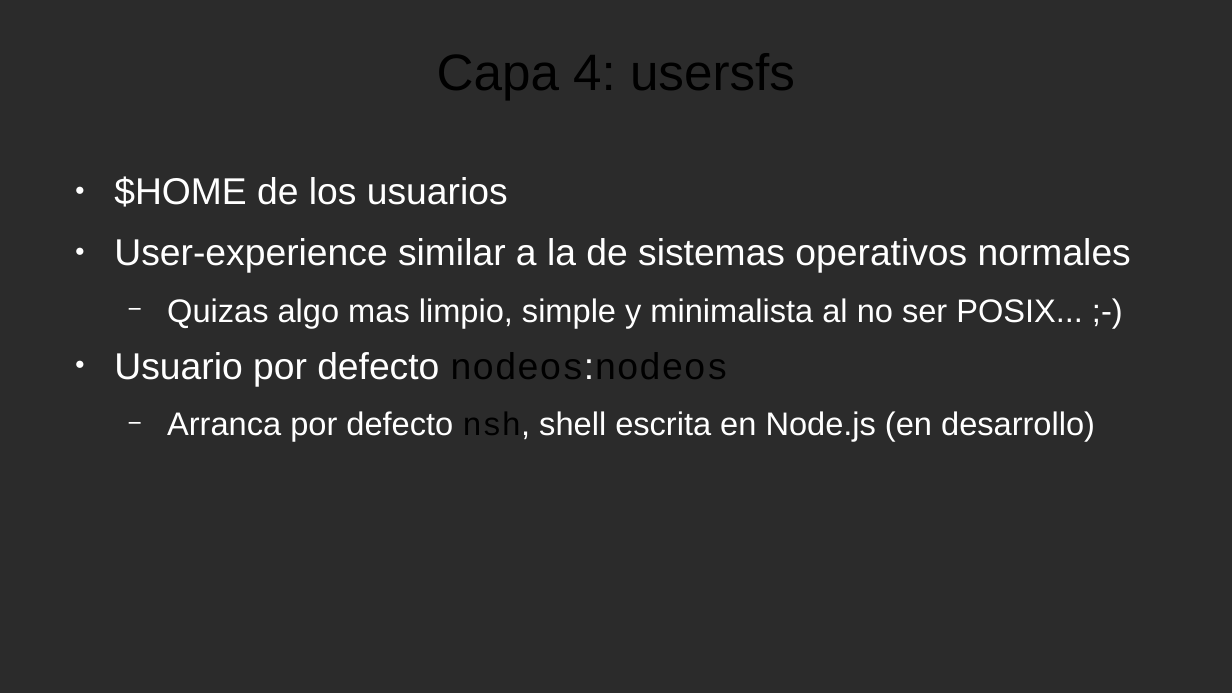
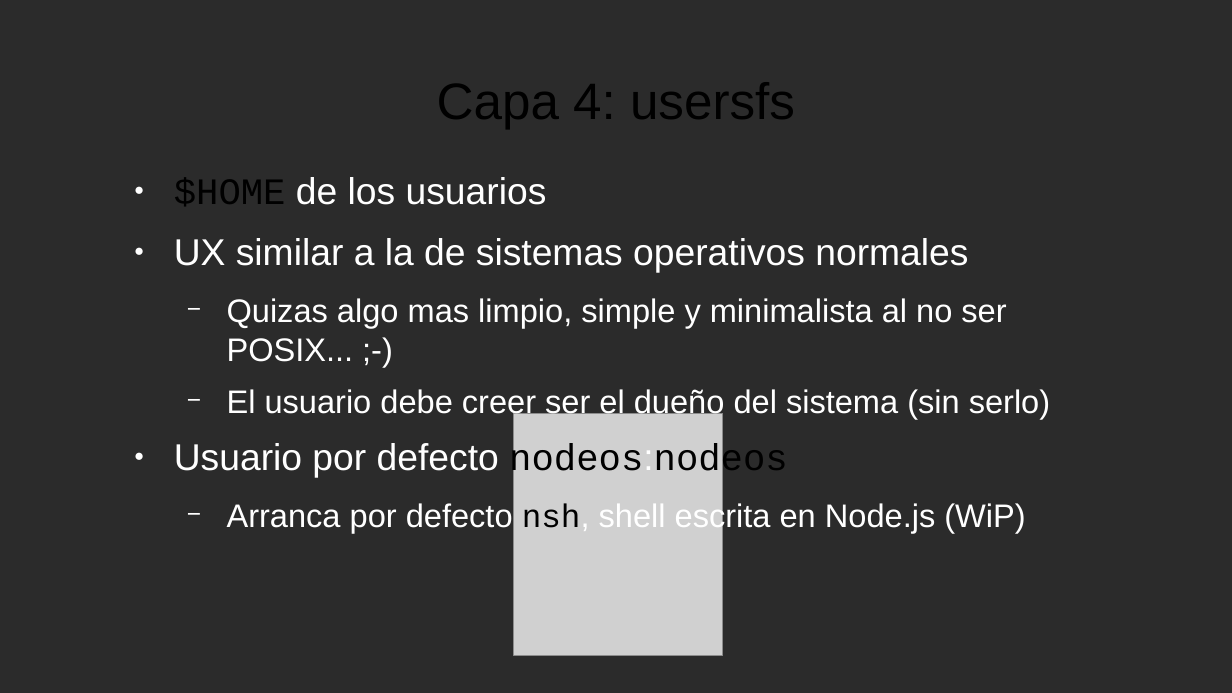
Before and after one commit to NodeOS/NodeOS, a slide deck: slide 16 of doc/NodeOS.odp (slide 17 before the commit). Drawn at 1232x693 pixels with LibreOffice and Linux fonts; fonts in the diff are those of the drawing; grey boxes stand for pictures; background and template pictures are left out; a plain dark background stands for a picture behind light text. Boxes give left, top, right and bottom in pixels: in the first picture for what was removed or moved away, otherwise in the second. Text is boxed around its words. In the diff, an @@ line names an element or a change of style, - is before the commit and + after.

Commit message:
Finished keynote

```diff
--- a/doc/NodeOS.odp
+++ b/doc/NodeOS.odp
@@ title "Capa 4: usersfs" moved from (x1=437, y1=53, x2=795, y2=100) to (x1=437, y1=82, x2=795, y2=129) @@
@@ text "$HOME de los usuarios" moved from (x1=114, y1=176, x2=1131, y2=441) to (x1=174, y1=177, x2=1050, y2=533) @@
@@ text at (x1=174, y1=177, x2=547, y2=206): font Arial to Courier New, text colour #FFFFFF to #000000 in "$HOME" @@
@@ text at (x1=174, y1=238, x2=968, y2=273): text changed @@
-● User-experience similar a la de sistemas operativos normales
+● UX similar a la de sistemas operativos normales
@@ text at (x1=227, y1=387, x2=1050, y2=419): paragraph added @@
+  − El usuario debe creer ser el dueño del sistema (sin serlo)
@@ picture added at (x1=513, y1=414, x2=722, y2=656) @@
@@ text at (x1=227, y1=501, x2=1025, y2=533): text changed @@
-  − Arranca por defecto nsh, shell escrita en Node.js (en desarrollo)
+  − Arranca por defecto nsh, shell escrita en Node.js (WiP)
```
Also in this commit, not shown: 16 other slides changed, 1 slide removed, 1 other file.
